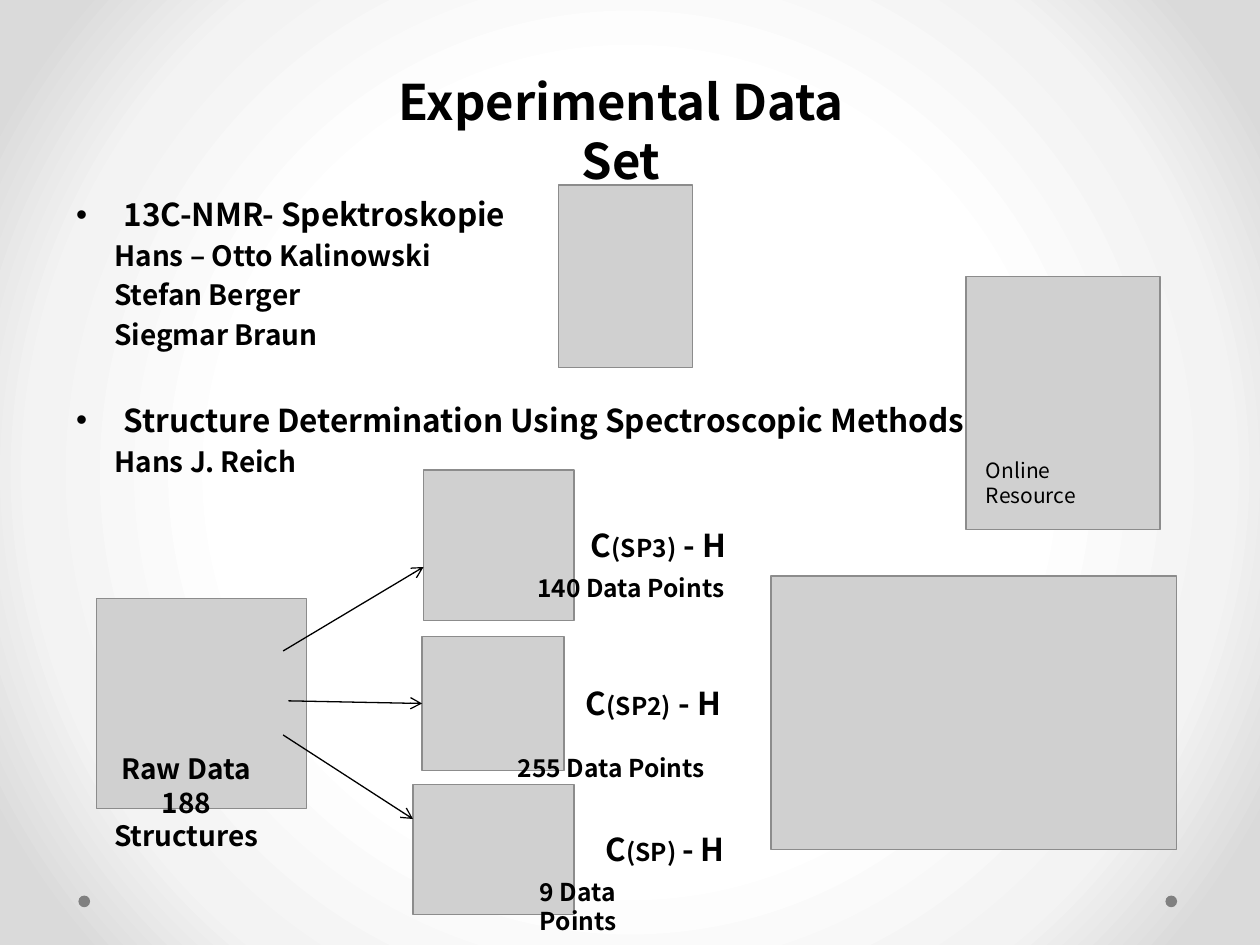
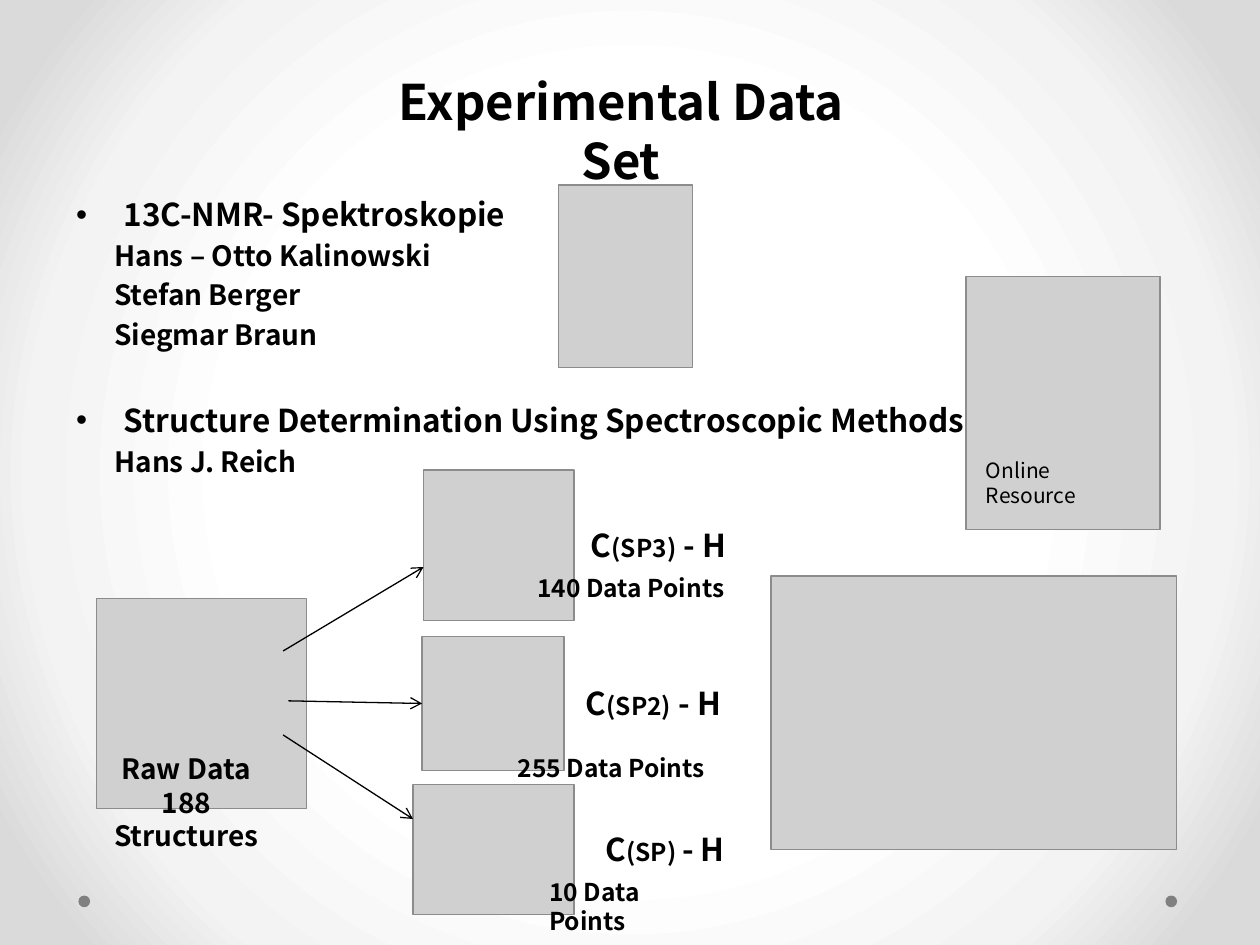
Before and after one commit to CS76/1JCH, a slide deck: slide 5 of Data/ProjectPresentation.pptx. Drawn at 1260x945 pixels with LibreOffice and Linux fonts; fonts in the diff are those of the drawing; grey boxes stand for pictures. Boxes give left, top, right and bottom in pixels: in the first picture for what was removed or moved away, otherwise in the second. Text is boxed around its words. In the diff, an @@ line names an element or a change of style, - is before the commit and + after.

```diff
--- a/Data/ProjectPresentation.pptx
+++ b/Data/ProjectPresentation.pptx
@@ text at <box>549,876,640,931</box>: text changed @@
-9 Data Points
+10 Data Points
```
Also in this commit, not shown: 1 other slide changed, 18 slides added, 19 other files.
